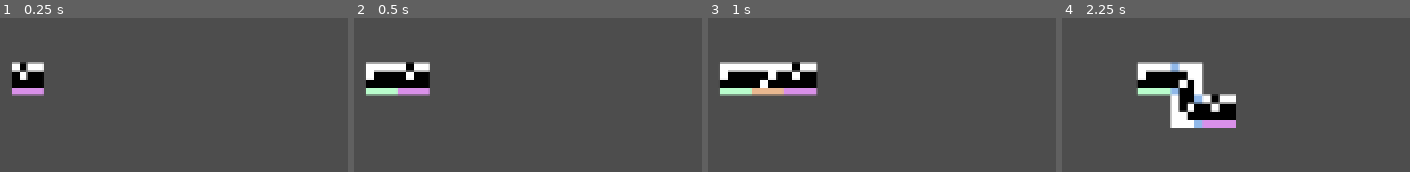
Above: before the commit, frames 1-4 (left to right).
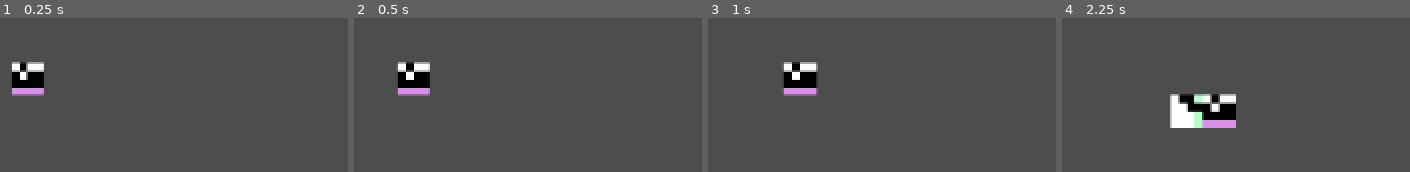
Above: after the commit, the same moments.

Repository: Vexcenot/SnakeRemastered
Game: Godot game, scene res://scenes scripts/main.tscn
Two runs of this game, one before a commit and one after it. Both use one fixed random seed, a clock stepped at 60 frames per second and the inputs below.
Inputs:
- Up to frame 1 (0.25 s): no input
- Up to frame 2 (0.5 s): no input
- Up to frame 3 (1 s): hold Right (ui_right) from 0.53 s (still down); hold Space (action) from 0.53 s (still down)
- Up to frame 4 (2.25 s): tap Enter at 1.25 s; release Right (ui_right) at 1.28 s; release Space (action) at 1.28 s; hold Down (ui_down) 1.28-2.03 s; tap Shift (action2) at 1.35 s; tap Space (action) at 2 s; hold Right (ui_right) from 2.03 s (still down); hold Alt (action3) from 2.03 s (still down)

Frame 1 is identical in both runs. In frame 2, 2.0% of the frame differs, in the area x 3-13%, y 28-51%; in frame 3, 4.1%; in frame 4, 5.1%, in the area x 21-41%, y 28-72%.

Commit message:
fixed head reversing upsidedown
and made reversing pos -3 for some reason

Diff:
--- a/scenes scripts/player.gd
+++ b/scenes scripts/player.gd
@@ -22,7 +22,7 @@
 
 func _ready() -> void:
 	moveOrders.append(right)
-	eat += 2
+
 	positionHistory.append(global_position)
 	directionHistory.append(direction)
 	turnHistory.append(0)
@@ -110,7 +110,7 @@
 		# Reverse movement - move backwards through position history
 		if positionHistory.size() > 0:
 			# Get the last position from history (before current position)
-			var lastPosIndex = positionHistory.size() - 2
+			var lastPosIndex = positionHistory.size() - 3
 			var lastDirIndex = directionHistory.size() - 2
 			if lastPosIndex >= tailSegments.size():
 				global_position = positionHistory[lastPosIndex]
@@ -120,20 +120,28 @@
 				if positionHistory.size() >= 2:
 					match direction:
 						up:
+							position.y -= moveDistance
 							$headSprite.rotation = deg_to_rad(-90)
 							$headSprite.flip_h = false
+							$headSprite.flip_v = false
 							limitDir = limitVer
 						down:
+							position.y += moveDistance
 							$headSprite.rotation = deg_to_rad(90)
 							$headSprite.flip_h = false
+							$headSprite.flip_v = true
 							limitDir = limitVer
 						left:
+							position.x -= moveDistance
 							$headSprite.rotation = deg_to_rad(0)
 							$headSprite.flip_h = true
+							$headSprite.flip_v = false
 							limitDir = limitHor
 						right:
+							position.x += moveDistance
 							$headSprite.rotation = deg_to_rad(0)
 							$headSprite.flip_h = false
+							$headSprite.flip_v = false
 							limitDir = limitHor
 
 					#this one is for tail segment
